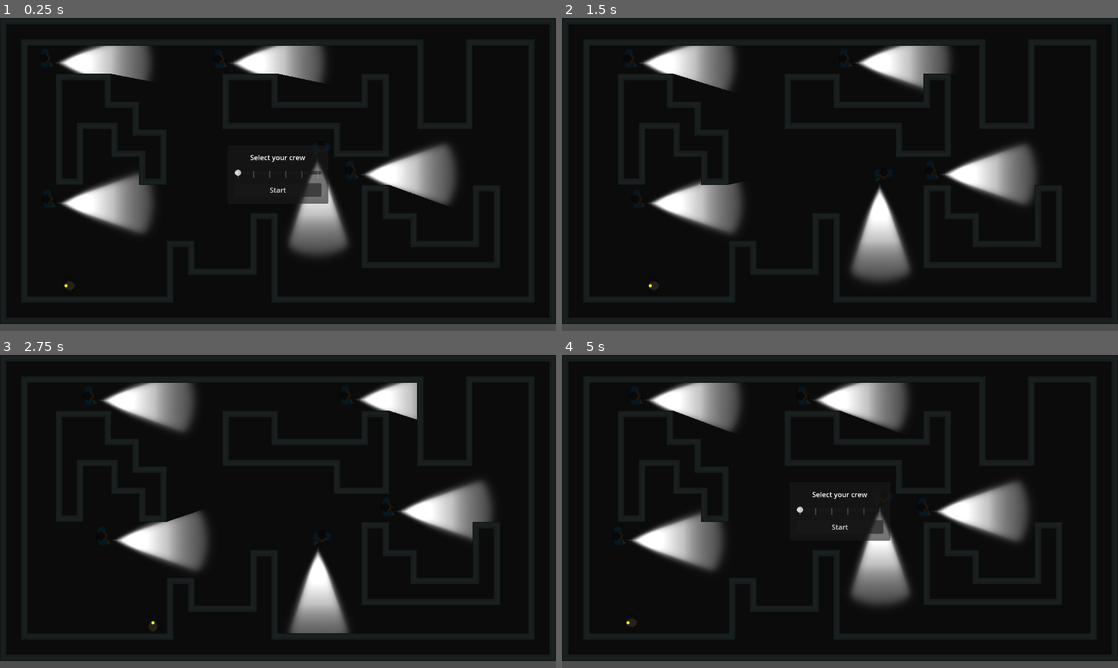
Above: before the commit, frames 1-4 (two rows, left to right).
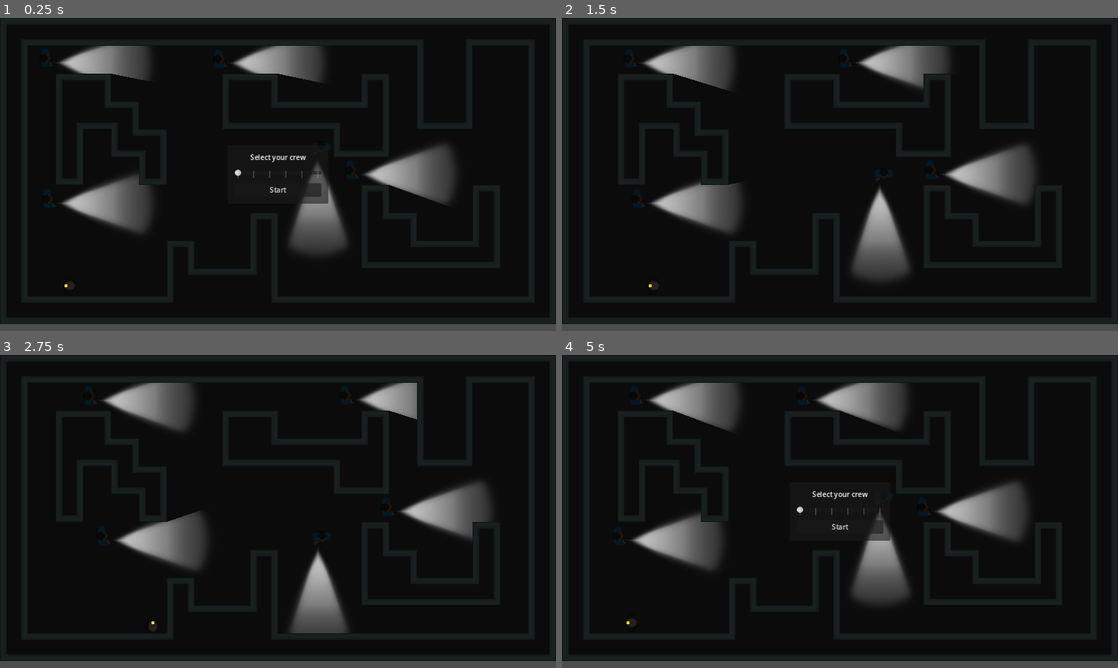
Above: after the commit, the same moments.

Repository: stesim/stammheim
Game: Godot game, scene res://sandbox.tscn
The game is run twice, just before and just after one commit, with the same random seed, the same clock (stepped at 60 frames per second) and the same inputs.
Inputs:
- Up to frame 1 (0.25 s): no input
- Up to frame 2 (1.5 s): click "Start" at 0.5 s; hold D (p0.move_right) from 1.28 s (still down); hold Tab (p0.switch_character) from 1.28 s (still down)
- Up to frame 3 (2.75 s): release D (p0.move_right) at 2.03 s; release Tab (p0.switch_character) at 2.03 s; hold S (p0.move_down) from 2.03 s (still down); tap End (p1.switch_character) at 2.1 s
- Up to frame 4 (5 s): release S (p0.move_down) at 2.78 s; hold D (p0.move_right) 2.78-3.53 s; hold Tab (p0.switch_character) 2.78-3.53 s; hold W (p0.move_up) 3.53-4.25 s; tap End (p1.switch_character) at 3.6 s; click "Restart" at 4.25 s

The runs differ from the first frame. In frame 1, 7.2% of the frame differs, in the area x 10-81%, y 8-87%; in frame 2, 7.5%; in frame 3, 7.0%; in frame 4, 7.8%, in the area x 11-83%, y 8-87%.

Commit message:
Fixed too bright light

Diff:
--- a/guard.tscn
+++ b/guard.tscn
@@ -33,8 +33,7 @@
 [node name="light" type="PointLight2D" parent="."]
 position = Vector2(24, 10)
 scale = Vector2(1, 0.703125)
-color = Color(2, 2, 2, 1)
-energy = 2.0
+energy = 2.5
 shadow_enabled = true
 texture = ExtResource("3_08y4a")
 offset = Vector2(128, 0)
--- a/project.godot
+++ b/project.godot
@@ -21,8 +21,11 @@
 
 [display]
 
-window/size/viewport_width=1280
-window/size/viewport_height=720
+window/size/viewport_width=1920
+window/size/viewport_height=1080
+window/stretch/mode="canvas_items"
+window/stretch/aspect="expand"
+window/stretch/scale=1.5
 
 [input]
 
@@ -60,24 +63,28 @@
 "deadzone": 0.5,
 "events": [Object(InputEventKey,"resource_local_to_scene":false,"resource_name":"","device":-1,"window_id":0,"alt_press …(182 unchanged characters)…
 , Object(InputEventJoypadMotion,"resource_local_to_scene":false,"resource_name":"","device":1,"axis":1,"axis_value":-1.0,"script":null)
+, Object(InputEventJoypadButton,"resource_local_to_scene":false,"resource_name":"","device":-1,"button_index":11,"pressure":0.0,"pressed":false,"script":null)
 ]
 }
 p1.move_down={
 "deadzone": 0.5,
 "events": [Object(InputEventKey,"resource_local_to_scene":false,"resource_name":"","device":-1,"window_id":0,"alt_press …(182 unchanged characters)…
 , Object(InputEventJoypadMotion,"resource_local_to_scene":false,"resource_name":"","device":1,"axis":1,"axis_value":1.0,"script":null)
+, Object(InputEventJoypadButton,"resource_local_to_scene":false,"resource_name":"","device":1,"button_index":12,"pressure":0.0,"pressed":false,"script":null)
 ]
 }
 p1.move_left={
 "deadzone": 0.5,
 "events": [Object(InputEventKey,"resource_local_to_scene":false,"resource_name":"","device":-1,"window_id":0,"alt_press …(182 unchanged characters)…
 , Object(InputEventJoypadMotion,"resource_local_to_scene":false,"resource_name":"","device":1,"axis":0,"axis_value":-1.0,"script":null)
+, Object(InputEventJoypadButton,"resource_local_to_scene":false,"resource_name":"","device":1,"button_index":13,"pressure":0.0,"pressed":false,"script":null)
 ]
 }
 p1.move_right={
 "deadzone": 0.5,
 "events": [Object(InputEventKey,"resource_local_to_scene":false,"resource_name":"","device":-1,"window_id":0,"alt_press …(182 unchanged characters)…
 , Object(InputEventJoypadMotion,"resource_local_to_scene":false,"resource_name":"","device":1,"axis":0,"axis_value":1.0,"script":null)
+, Object(InputEventJoypadButton,"resource_local_to_scene":false,"resource_name":"","device":1,"button_index":14,"pressure":0.0,"pressed":false,"script":null)
 ]
 }
 p1.switch_character={
